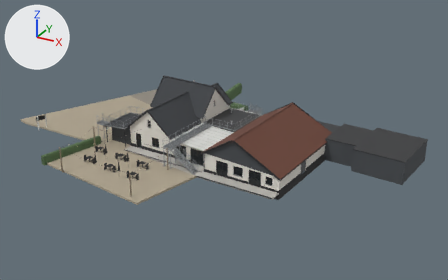
The glTF model web/public/models/sparrenhof.glb, before and after one commit.
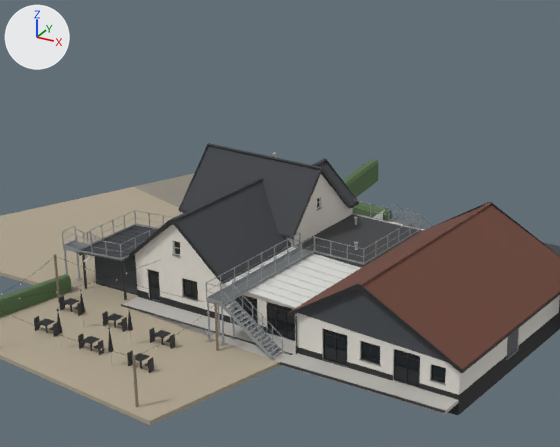
Each version appears first whole from a 50 mm camera at (53.0, -77.3, 37.5) aimed at (12.0, -2.7, 0.2), and next in a close-up on the part from 15% to 73% of the width and 3% to 77% of the height. Lighting does not change. The marker at upper left points along +X, +Y and +Z. The first two pictures are the older version. Where no turn or scale is listed for an object, it has been applied to the vertices. Vertices at exactly the same position are counted once.

In view in the first close-up: 'caf_boards', 'caf_fittings', 'caf_glass', 'caf_gravel', 'caf_hall_roof', 'caf_hedge', 'caf_plinth', 'caf_roof', 'caf_setts', 'caf_slabs', 'caf_wall'.
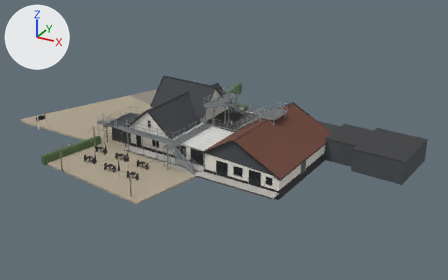
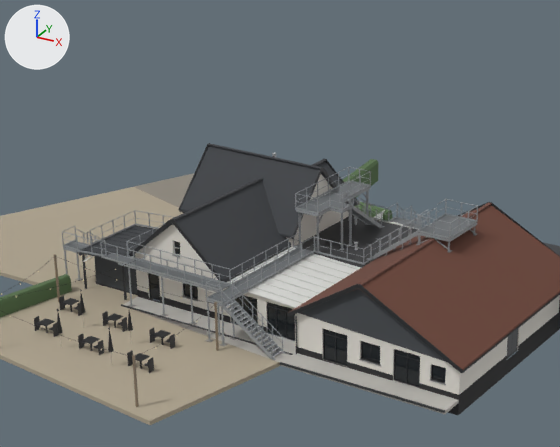
What the commit changed:
me_caf_fittings is used by ob_caf_fittings; location (0.0, 0.0, 0.0).
me_caf_fittings had 6754 vertices, 9868 faces and spanned x -16.6..39.6, y -23.2..8.3, z -0.6..7.7.
me_caf_fittings now has 10222 vertices, 15356 faces and spans x -16.6..39.6, y -23.2..8.3, z -0.6..7.7.
me_caf_fittings part 1: the loose piece of 8 vertices spanning x 15.0..15.1, y 0.1, z 2.8..4.0 is scaled about its middle by (-19.9, -0.12, 0), then moved by (-3.3, -2.8, 2.2).
me_caf_fittings part 2: 10 vertices moved from x -1.5..0.4, y -19.5..-11.7, z 2.9..3.5 to x -1.5..0.5, y -19.7..-11.0, z 3.0..3.5; 50 vertices removed from x -0.8..9.0, y -13.2..-11.1, z 2.8..4.1; 3414 vertices added at x -1.5..21.5, y -19.7..2.6, z -0.3..7.3.
Other edits to the shape of me_caf_fittings do not show in these pictures.

Changed parts and their boxes (x1, y1, x2, y2) in the close-ups (560 x 447 px; the box of a moved part takes in the faces that stretch with it):
part 1 of me_caf_fittings, moved or reshaped: before (398, 228, 400, 242); after (330, 208, 342, 213)
part 2 of me_caf_fittings, built on: before (0, 223, 221, 300); after (0, 167, 478, 325)
